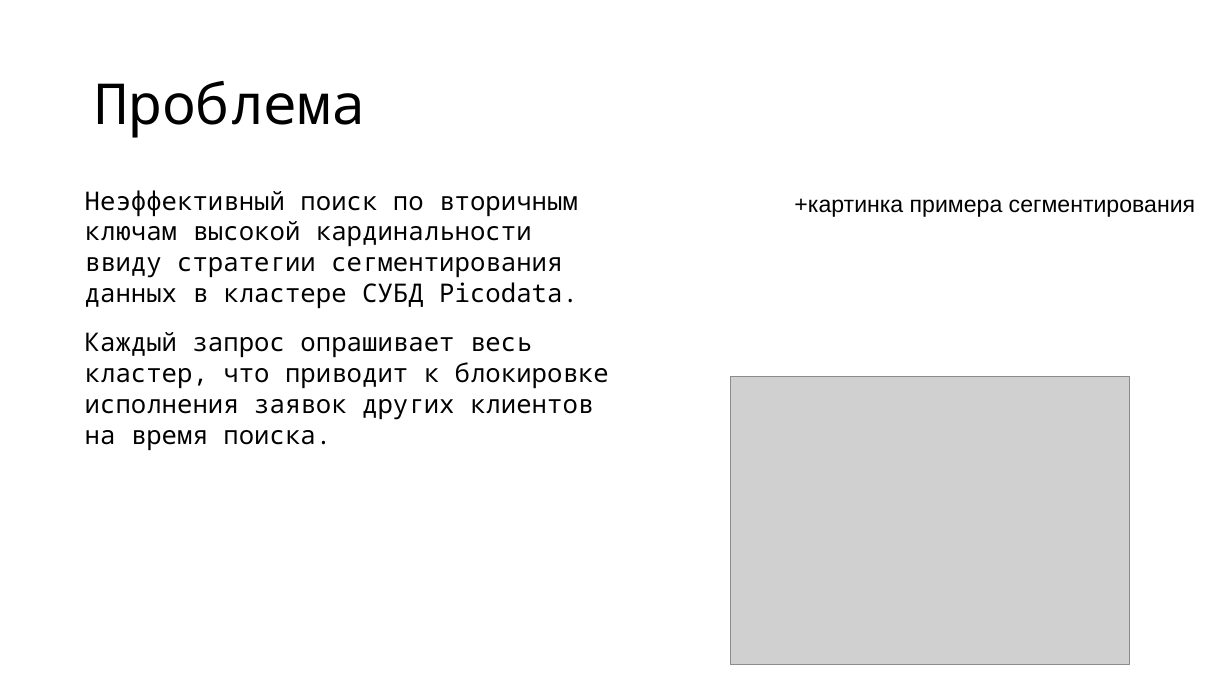
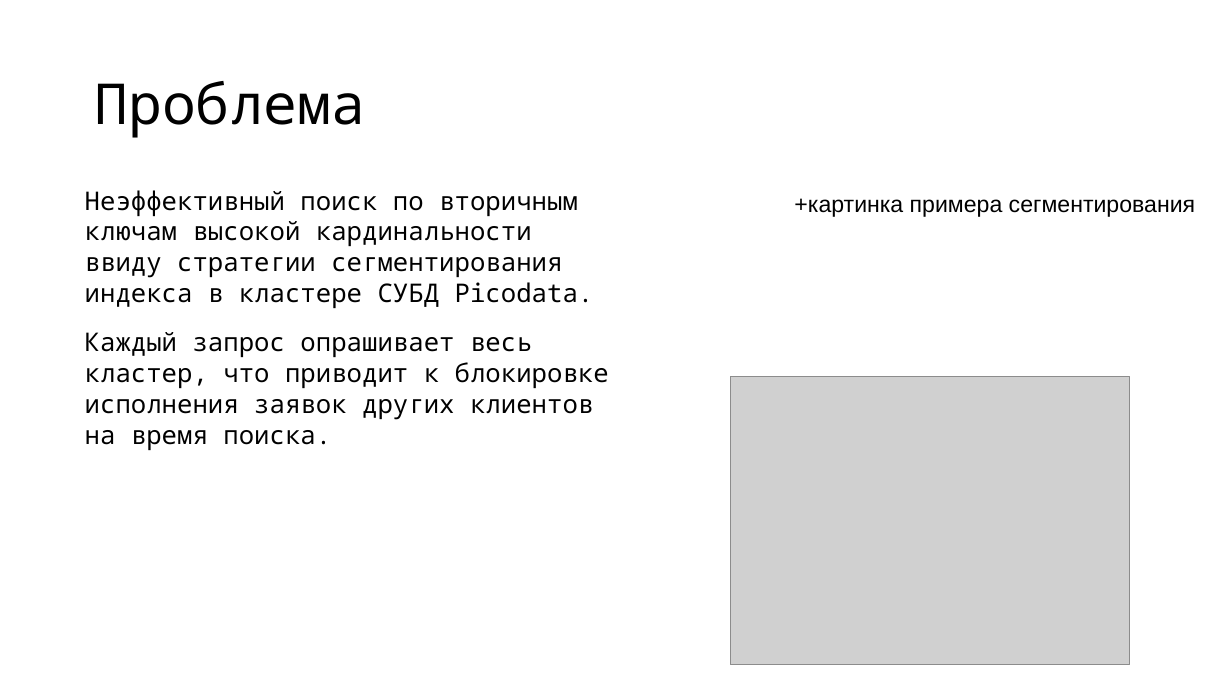
Before and after one commit to vitosotdihaet/pind, a slide deck: slide 3 of presentation.odp (slide 2 before the commit). Drawn at 1232x693 pixels with LibreOffice and Linux fonts; fonts in the diff are those of the drawing; grey boxes stand for pictures. Boxes give left, top, right and bottom in pixels: in the first picture for what was removed or moved away, otherwise in the second. Text is boxed around its words. In the diff, an @@ line names an element or a change of style, - is before the commit and + after.

```diff
--- a/presentation.odp
+++ b/presentation.odp
@@ text at (x1=85, y1=190, x2=594, y2=308): text changed @@
-Неэффективный поиск по вторичным ключам высокой кардинальности ввиду стратегии сегментирования данных в кластере СУБД Picodata.
+Неэффективный поиск по вторичным ключам высокой кардинальности ввиду стратегии сегментирования индекса в кластере СУБД Picodata.
```
Also in this commit, not shown: 6 other slides changed, 6 slides added, 1 slide removed, 2 other files.
